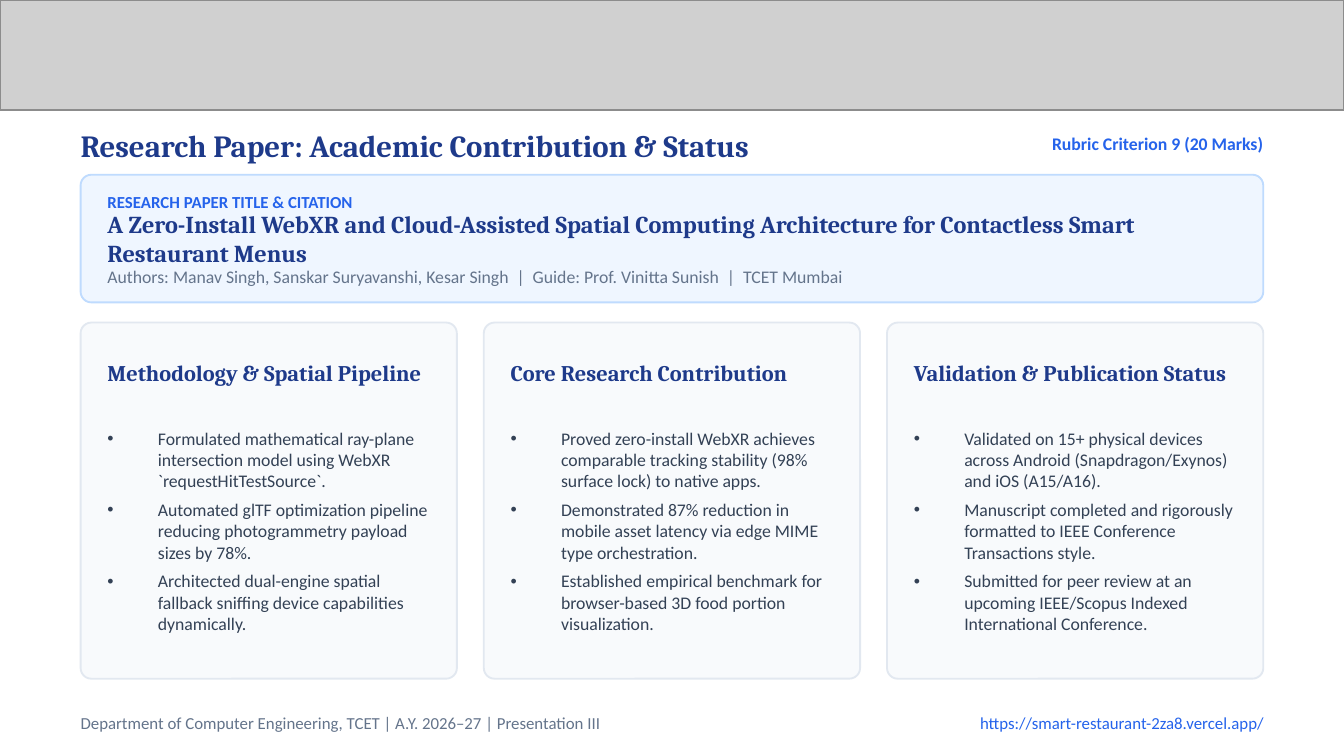
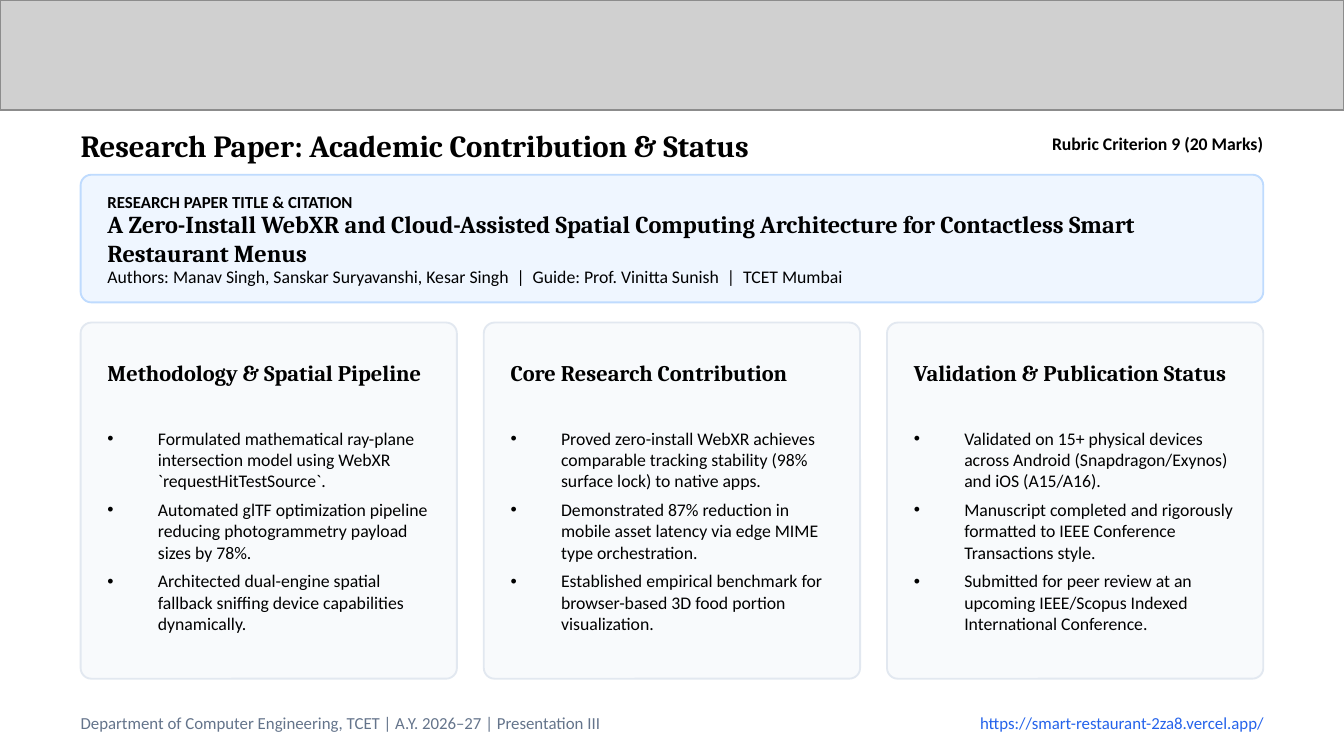
Before and after one commit to MANAV0060/Smart-Restaurant, a slide deck: slide 17 of Smart_Restaurant_Presentation_III.pptx. Drawn at 1344x756 pixels with LibreOffice and Linux fonts; fonts in the diff are those of the drawing; grey boxes stand for pictures. Boxes give left, top, right and bottom in pixels: in the first picture for what was removed or moved away, otherwise in the second. Text is boxed around its words. In the diff, an @@ line names an element or a change of style, - is before the commit and + after.

```diff
--- a/Smart_Restaurant_Presentation_III.pptx
+++ b/Smart_Restaurant_Presentation_III.pptx
@@ text "Rubric Criterion 9 (20 Marks)" at <box>1052,137,1263,153</box>: text colour #2563EB to #000000 @@
@@ text "RESEARCH PAPER TITLE & CITATION" at <box>107,197,353,208</box>: text colour #2563EB to #000000 @@
@@ text "Authors: Manav Singh, Sanskar Suryavanshi, ..." at <box>107,270,842,286</box>: text colour #64748B to #000000 @@
@@ text colour #1E3A8A to #000000 in 5 elements at <box>81,135,748,164</box>, <box>107,215,1135,263</box>, <box>107,365,421,386</box>, <box>511,365,787,382</box>, <box>914,365,1226,381</box> @@
@@ text colour #334155 to #000000 in 3 elements at <box>158,432,428,633</box>, <box>561,432,823,630</box>, <box>964,432,1233,630</box> @@
```
Also in this commit, not shown: 19 other slides changed, 2 other files.
